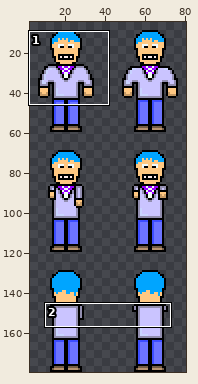
Two versions of one sprite sheet, Resources/Sprites/Player.png. The first picture is a wide view before the edit; the outline marks the close-up.
Close-up. Before:
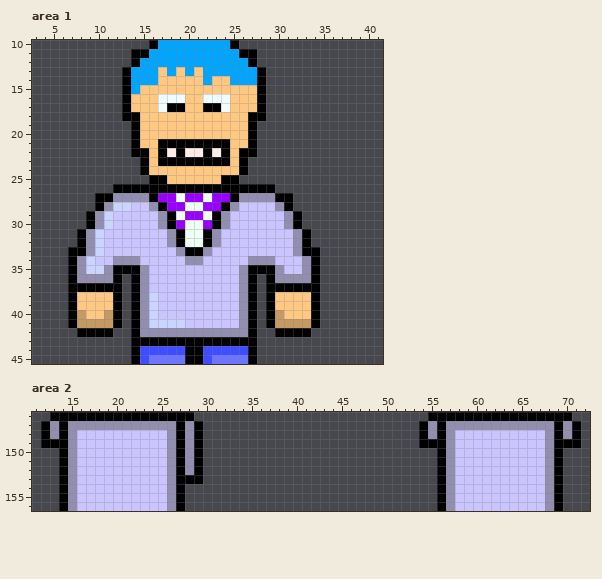
The file is 84x180 pixels. Pixels under 10% opacity are left out. Shown: area 1: x 3..41, y 10..45; area 2: x 11..72, y 146..156. The wide view leaves out empty margins.
Now the later version:
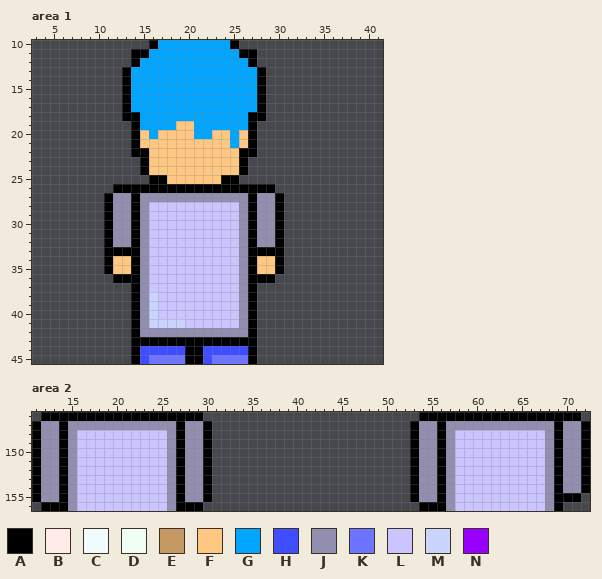
Palette (. is transparent): A #000000  B #ffebe8  C #effbff  D #effff3  E #c49964  F #ffc882  G #00a5ff  H #3d4dff  J #928eaf  K #6d74ff  L #cac4ff  M #c9d4ff  N #9800ff
Difference:
Area 1:
y 13: x 17 F -> G; x 19 F -> G; x 21 F -> G
y 14: x 17..21 FFFFF -> GGGGG; x 23..24 FF -> GG
y 15: x 15..27 FFFFFFFFFFFFF -> GGGGGGGGGGGGG
y 16: x 14..27 FFFCCCFFCCCFFF -> GGGGGGGGGGGGGG
y 17: x 14..27 FFFCAAFFAACFFF -> GGGGGGGGGGGGGG
y 18: x 15..26 FFFFFFFFFFFF -> GGGGGGGGGGGG
y 19: x 15..18 FFFF -> GGGG; x 21..26 FFFFFF -> GGGGGG
y 20: x 16 F -> G; x 21..22 FF -> GG; x 25 F -> G
y 21: x 17..25 AAAAAAAAF -> FFFFFFFFG
y 22: x 17..24 ABABBABA -> FFFFFFFF
y 23: x 17..24 AAAAAAAA -> FFFFFFFF
y 27: x 10 A -> .; x 14 J -> A; x 16..25 ANNDNNDNNA -> JJJJJJJJJJ; x 27 J -> A; x 31 A -> .
y 28: x 10..31 AJMMLLJANNDDNNAJLLLLJA -> .AJJAJLLLLLLLLLLJAJJA.
y 29: x 9..15 AJMLLLL -> ..AJJAJ; x 17..24 JADNNDAJ -> LLLLLLLL; x 26..32 LLLLLJA -> JAJJA..
y 30: x 9..15 AJMLLLL -> ..AJJAJ; x 17..24 JANDDNAJ -> LLLLLLLL; x 26..32 LLLLLJA -> JAJJA..
y 31..32: x 8..15 AJMLLLLL -> ...AJJAJ; x 18..23 JADDAJ -> LLLLLL; x 26..33 LLLLLLJA -> JAJJA...
y 33: x 7..15 AAJMLLLLL -> ....AAAAJ; x 19..22 JAAJ -> LLLL; x 26..34 LLLLLLJAA -> JAAAA....
y 34: x 7..15 AJMLLJJJL -> ....AFFAJ; x 20..21 JJ -> LL; x 26..34 LJJJLLLJA -> JAFFA....
y 35: x 7..13 AJMMJAA -> ....AFF; x 28..34 AAJLLJA -> FFA....
y 36: x 7..11 AJJJJ -> .....; x 13 . -> A; x 28 . -> A; x 30..34 JJJJA -> .....
y 37: x 7..12 AAAAAA -> ......; x 29..34 AAAAAA -> ......
y 38..39: x 7..12 AFFFFA -> ......; x 29..34 AFFFFA -> ......
y 40: x 7..12 AEFFEA -> ......; x 29..34 AEFFFA -> ......
y 41: x 7..12 AEEEEA -> ......; x 29..34 AEEEEA -> ......
y 42: x 8..11 AAAA -> ....; x 30..33 AAAA -> ....
Area 2:
y 146: x 12 . -> A; x 29 . -> A; x 54 . -> A; x 71 . -> A
y 147..148: x 11..12 .A -> AJ; x 29..30 A. -> JA; x 53..54 .A -> AJ; x 71..72 A. -> JA
y 149: x 11..13 .AA -> AJJ; x 29..30 A. -> JA; x 53..55 .AA -> AJJ; x 70..72 AA. -> JJA
y 150..152: x 11..13 ... -> AJJ; x 29..30 A. -> JA; x 53..55 ... -> AJJ; x 70..72 ... -> JJA
y 153: x 11..13 ... -> AJJ; x 28..30 AA. -> JJA; x 53..55 ... -> AJJ; x 70..72 ... -> JJA
y 154: x 11..13 ... -> AJJ; x 28..30 ... -> JJA; x 53..55 ... -> AJJ; x 70..72 ... -> JJA
y 155: x 11..13 ... -> AJJ; x 28..30 ... -> JJA; x 53..55 ... -> AJJ; x 70..71 .. -> AA
y 156: x 12..13 .. -> AA; x 28..29 .. -> AA; x 54..55 .. -> AA
